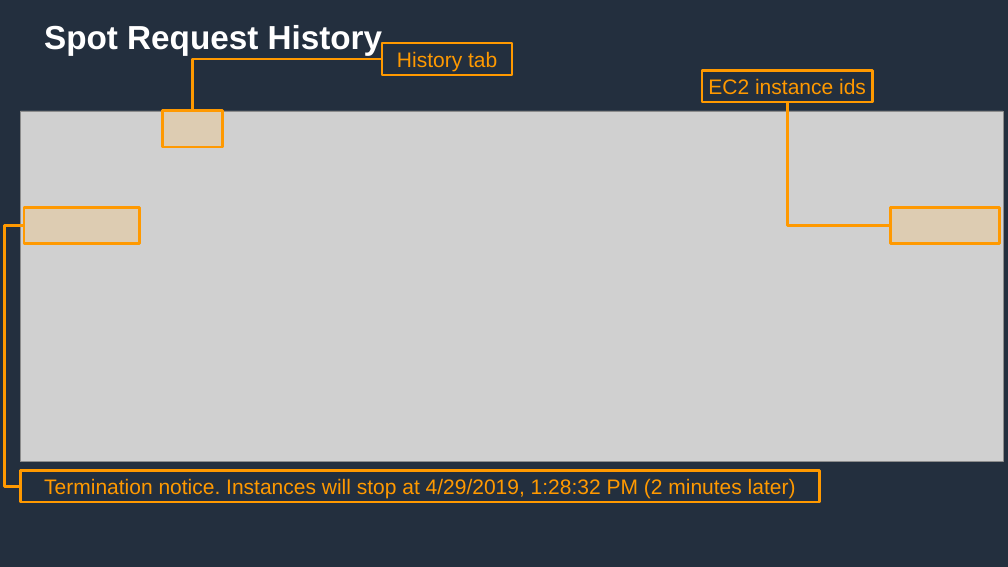
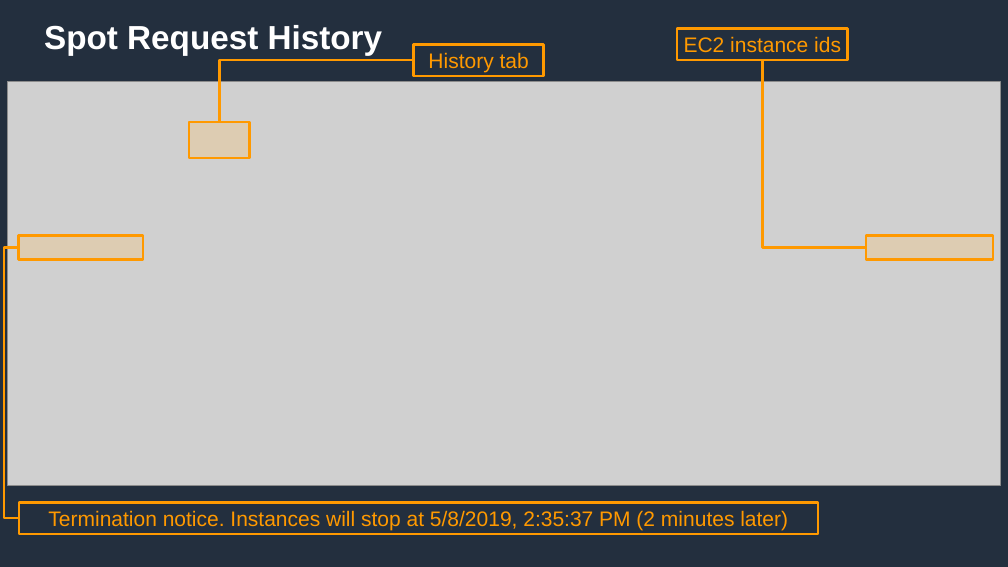
Before and after one commit to marcosortiz/aws-spot-interruption, a slide deck: slide 3 of docs/diagrams.pptx. Drawn at 1008x567 pixels with LibreOffice and Linux fonts; fonts in the diff are those of the drawing; grey boxes stand for pictures. Boxes give left, top, right and bottom in pixels: in the first picture for what was removed or moved away, otherwise in the second. Text is boxed around its words. In the diff, an @@ line names an element or a change of style, - is before the commit and + after.

```diff
--- a/docs/diagrams.pptx
+++ b/docs/diagrams.pptx
@@ rectangle "EC2 instance ids": place and size @@
-rectangle "EC2 instance ids" at box(702, 71, 873, 102)
+rectangle "EC2 instance ids" at box(677, 28, 848, 60)
@@ rectangle "History tab": place and size @@
-rectangle "History tab" at box(382, 43, 512, 74)
+rectangle "History tab" at box(413, 44, 544, 76)
@@ picture: place and size @@
-picture at box(20, 111, 1003, 462)
+picture at box(8, 82, 1000, 485)
@@ elbow line moved from (192, 111) - (382, 59) to (219, 122) - (413, 60) @@
@@ elbow line moved from (891, 226) - (788, 102) to (866, 248) - (762, 60) @@
@@ rectangle: place and size @@
-rectangle at box(163, 111, 222, 147)
+rectangle at box(189, 122, 249, 158)
@@ rectangle: place and size @@
-rectangle at box(24, 207, 140, 244)
+rectangle at box(19, 236, 143, 260)
@@ rectangle: place and size @@
-rectangle at box(891, 207, 999, 244)
+rectangle at box(866, 236, 993, 260)
@@ elbow line moved from (24, 226) - (20, 486) to (20, 248) - (19, 518) @@
@@ rectangle "Termination notice. Instances will stop ...": place and size @@
-rectangle "Termination notice. Instances will stop ..." at box(20, 471, 820, 502)
+rectangle "Termination notice. Instances will stop ..." at box(19, 502, 818, 534)
@@ text in rectangle at box(48, 510, 788, 530): text changed @@
-Termination notice. Instances will stop at 4/29/2019, 1:28:32 PM (2 minutes later)
+Termination notice. Instances will stop at 5/8/2019, 2:35:37 PM (2 minutes later)
```
Also in this commit, not shown: 2 other slides changed, 1 slide added, 1 slide removed, 3 other files.
